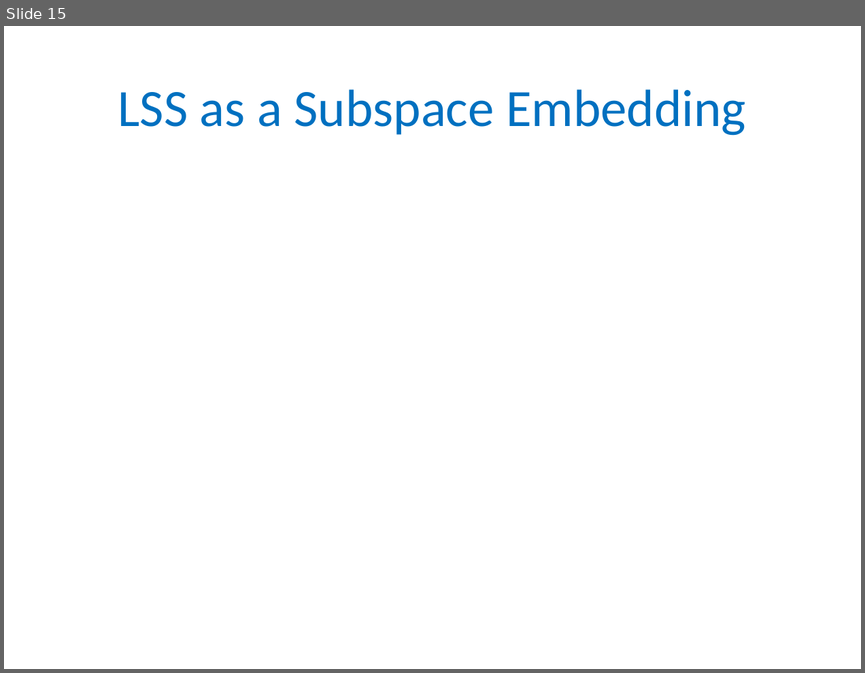
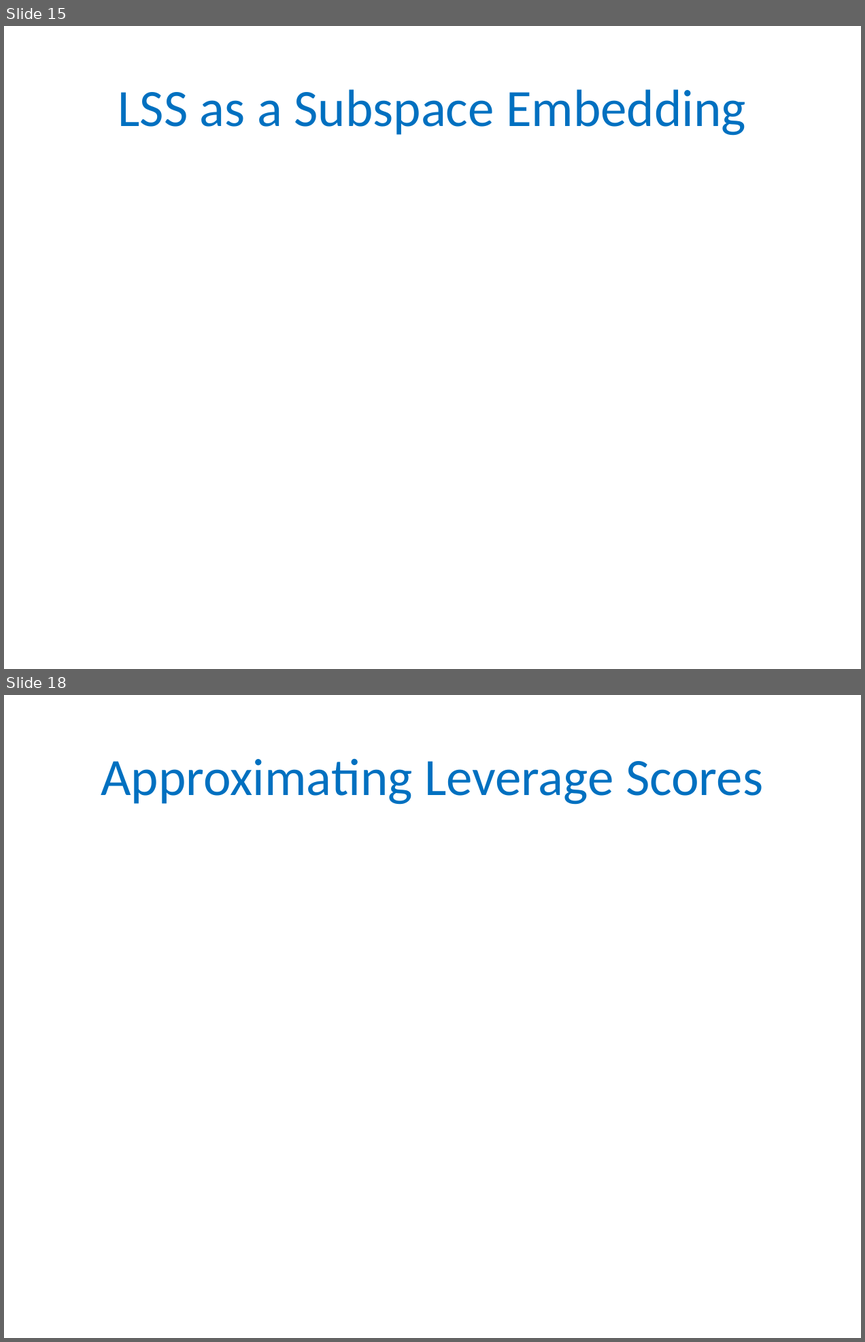
Before and after one commit to gyaroslavtsev/gyaroslavtsev.github.io, a slide deck: big-data/lecture07.pptx. Shown one above the other, each under a label of ours: slide 15 before the commit, slides 15 and 18 after it; the slides between them are not shown. The pictures are 865x673 and 865x1342 pixels, drawn with LibreOffice and Linux fonts; fonts in the diff are those of the drawing; grey boxes stand for pictures. Boxes give left, top, right and bottom in pixels: in the first picture for what was removed or moved away, otherwise in the second. Text is boxed around its words. In the diff, an @@ line names an element or a change of style, - is before the commit and + after.

```diff
--- a/big-data/lecture07.pptx
+++ b/big-data/lecture07.pptx
@@ slide 18 added at box(4, 695, 861, 1338), background #FFFFFF @@
@@ title added at box(101, 758, 763, 804), 44 pt, text #0070C0 @@
+Approximating Leverage Scores
```
Also in this commit, not shown: 6 other slides added, 3 other files.
